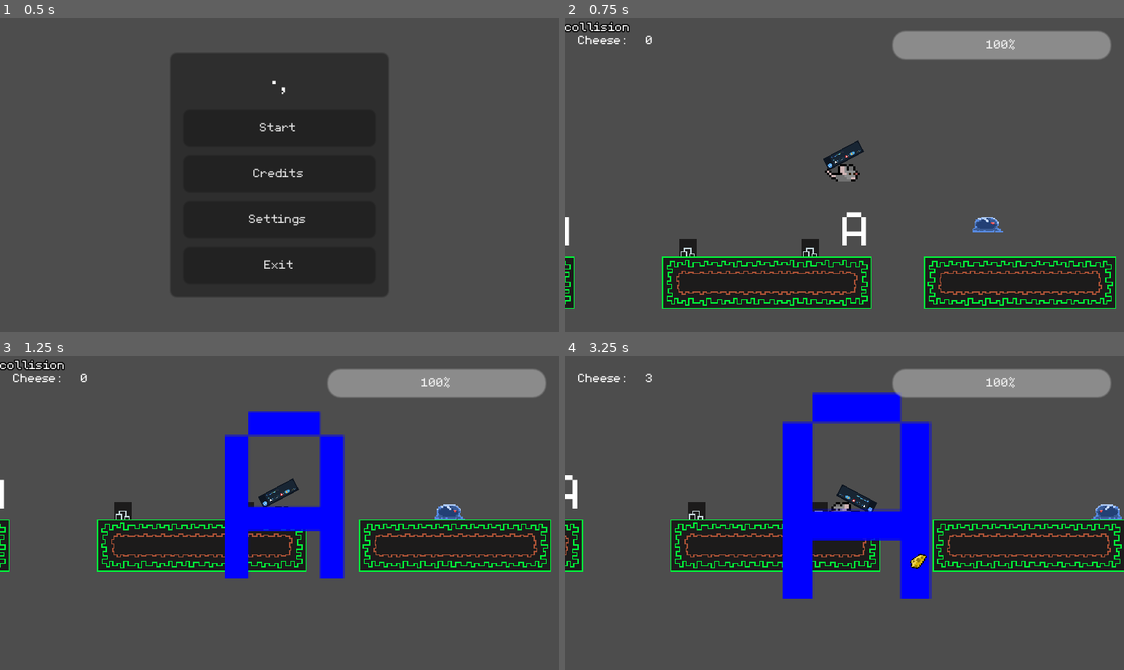
Above: before the commit, frames 1-4 (two rows, left to right).
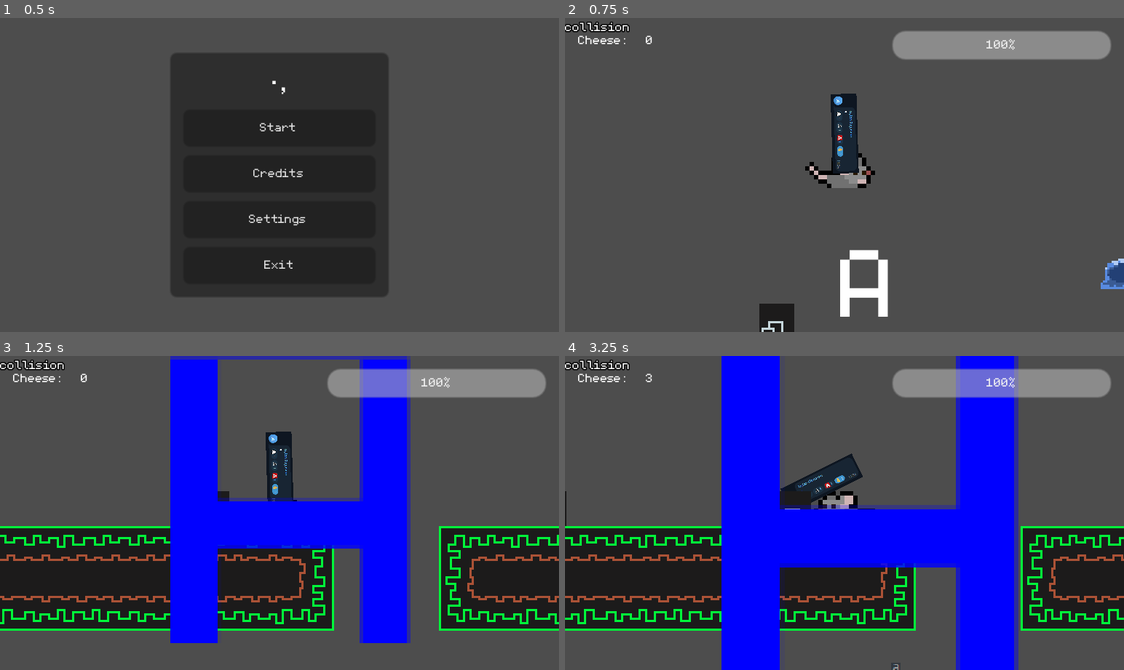
Above: after the commit, the same moments.

Repository: elixs/puntitoycoma
Game: Godot game, scene res://scenes/ui/main_menu.tscn
The game is run twice, just before and just after one commit, with the same random seed, the same clock (stepped at 60 frames per second) and the same inputs. The engine's default icon, where the game draws it, is replaced by a stand-in: a white triangle on a blue panel in a dark square.
Inputs (mouse positions are in pixels of both pictures, inside the frame that each line leads up to):
- Up to frame 1 (0.5 s): no input
- Up to frame 2 (0.75 s): click "Start" at 0.5 s
- Up to frame 3 (1.25 s): no input
- Up to frame 4 (3.25 s): move the mouse to (967, 497) at 1.27 s; hold D (move_right) 1.28-2.78 s; click (967, 497) at 1.35 s; tap Space (jump) at 1.52, 2.27 s; move the mouse to (732, 528) at 2.02 s; click (732, 528) at 2.1 s; move the mouse to (900, 443) at 2.77 s; hold A (move_left) from 2.78 s (still down); hold Right mouse button (mine) from 2.78 s (still down); click (900, 443) at 3.05 s

Frame 1 is identical in both runs. In frame 2, 16% of the frame differs, in the area x 0-100%, y 24-100%; in frame 3, 43%; in frame 4, 50%, in the area x 0-100%, y 0-100%.
Error in both runs: Attempt to call function 'get_32' in base 'null instance' on a null instance. (res://scripts/game.gd:36)

Commit message:
cannon and cheese updated

Diff:
--- a/scenes/bally.gd
+++ b/scenes/bally.gd
@@ -9,9 +9,10 @@
 @onready var animation_tree: AnimationTree = $AnimationTree
 @onready var playback = animation_tree.get("parameters/playback")
 @onready var pivot: Node2D = $Pivot
-@onready var cheese_spawn: Marker2D = $Pivot/CheeseSpawn
-@onready var a: Sprite2D = $Pivot/Node2D/A
+@onready var cheese_spawn = $Cannon/CheeseSpawn
+@onready var a: Sprite2D = $Cannon/A
 @onready var health_bar = $CanvasLayer/GUI/HealthBar
+@onready var cannon = $Cannon
 
 var max_health = 100
 var health = 100:
@@ -33,6 +34,9 @@
 	animation_tree.active = true
 	Game.last_checkpoint = global_position
 
+
+func _process(delta):
+	cannon.rotation = (get_global_mouse_position() - cannon.global_position).angle()
 
 
 func _physics_process(delta: float) -> void:
@@ -76,6 +80,7 @@
 func fire():
 	if not cheese_scene:
 		return
+	_update_direction()
 	var cheese = cheese_scene.instantiate()
 	get_parent().add_child(cheese)
 	cheese.global_position = cheese_spawn.global_position
@@ -93,3 +98,8 @@
 	health -= 10
 	if Game.camera:
 		Game.camera.shake()
+
+func _update_direction():
+	var new_direction = sign(get_global_mouse_position().x - global_position.x)
+	if new_direction:
+		pivot.scale.x = new_direction
--- a/scenes/bally.tscn
+++ b/scenes/bally.tscn
@@ -7,6 +7,7 @@
 [ext_resource type="Texture2D" uid="uid://cy14cle2f4du7" path="res://assets/textures/MouseRun.png" id="4_fgwl8"]
 [ext_resource type="PackedScene" uid="uid://cod382ll076sq" path="res://scenes/ui/pause_menu.tscn" id="6_kkqh0"]
 [ext_resource type="PackedScene" uid="uid://7gr66thgkmng" path="res://scenes/ui/cheese_counter.tscn" id="7_lyk3e"]
+[ext_resource type="Script" path="res://scripts/up_sprite.gd" id="8_l10fc"]
 
 [sub_resource type="CircleShape2D" id="CircleShape2D_lx500"]
 radius = 5.83095
@@ -333,17 +334,6 @@
 texture = ExtResource("2_x5803")
 vframes = 6
 
-[node name="CheeseSpawn" type="Marker2D" parent="Pivot"]
-position = Vector2(10, -23)
-
-[node name="Node2D" type="Node2D" parent="Pivot"]
-position = Vector2(-0.93, -18)
-rotation = -0.488699
-
-[node name="A" type="Sprite2D" parent="Pivot/Node2D"]
-scale = Vector2(0.123915, 0.123915)
-texture = ExtResource("3_c02q0")
-
 [node name="CollisionShape2D" type="CollisionShape2D" parent="."]
 shape = SubResource("CircleShape2D_lx500")
 
@@ -377,3 +367,16 @@
 layout_mode = 2
 size_flags_horizontal = 8
 value = 100.0
+
+[node name="Cannon" type="Node2D" parent="."]
+position = Vector2(0.07, -19)
+rotation = -0.488699
+
+[node name="A" type="Sprite2D" parent="Cannon"]
+scale = Vector2(0.123915, 0.123915)
+texture = ExtResource("3_c02q0")
+script = ExtResource("8_l10fc")
+
+[node name="CheeseSpawn" type="Marker2D" parent="Cannon"]
+position = Vector2(13.3504, 0.303203)
+rotation = 0.488699
--- a/scenes/cheese.gd
+++ b/scenes/cheese.gd
@@ -3,10 +3,11 @@
 
 @export var speed = 300
 @onready var tile_raycast = $TileRaycast
+@onready var lifespan_timer = $LifespanTimer
 
 func _ready() -> void:
 	body_entered.connect(_on_body_entered)
-
+	lifespan_timer.timeout.connect(queue_free)
 
 func _physics_process(delta: float) -> void:
 	position += transform.x * speed * delta
--- a/scenes/cheese.tscn
+++ b/scenes/cheese.tscn
@@ -1,9 +1,38 @@
-[gd_scene load_steps=4 format=3 uid="uid://cb85iplslcuom"]
+[gd_scene load_steps=10 format=3 uid="uid://cb85iplslcuom"]
 
 [ext_resource type="Texture2D" uid="uid://bsq3f8o8gwodl" path="res://assets/textures/Cheese.png" id="1_ere7s"]
 [ext_resource type="Script" path="res://scenes/cheese.gd" id="1_yrfkd"]
+[ext_resource type="Texture2D" uid="uid://byo7607spuytl" path="res://assets/textures/a.png" id="3_c5kui"]
+[ext_resource type="Script" path="res://scripts/up_node_2d.gd" id="3_y744q"]
 
 [sub_resource type="CircleShape2D" id="CircleShape2D_mxoh6"]
+
+[sub_resource type="Gradient" id="Gradient_82j2a"]
+offsets = PackedFloat32Array(0, 0.796875, 1)
+colors = PackedColorArray(1, 1, 1, 1, 1, 1, 1, 0.880208, 1, 1, 1, 0)
+
+[sub_resource type="GradientTexture1D" id="GradientTexture1D_mah8g"]
+gradient = SubResource("Gradient_82j2a")
+
+[sub_resource type="ParticleProcessMaterial" id="ParticleProcessMaterial_tfk8k"]
+emission_shape = 3
+emission_box_extents = Vector3(4, 4, 0)
+particle_flag_disable_z = true
+direction = Vector3(-1, 0, 0)
+spread = 0.0
+gravity = Vector3(0, -20, 0)
+initial_velocity_min = 20.0
+initial_velocity_max = 60.0
+orbit_velocity_min = 0.0
+orbit_velocity_max = 0.0
+damping_max = 10.0
+scale_min = 0.25
+scale_max = 0.5
+color_ramp = SubResource("GradientTexture1D_mah8g")
+
+[sub_resource type="AtlasTexture" id="AtlasTexture_sr3cg"]
+atlas = ExtResource("3_c5kui")
+region = Rect2(62, 38, 9, 9)
 
 [node name="Cheese" type="Area2D"]
 collision_layer = 5
@@ -13,10 +42,23 @@
 [node name="CollisionShape2D" type="CollisionShape2D" parent="."]
 shape = SubResource("CircleShape2D_mxoh6")
 
-[node name="Sprite2D" type="Sprite2D" parent="."]
+[node name="TileRaycast" type="RayCast2D" parent="."]
+target_position = Vector2(20, 0)
+
+[node name="LifespanTimer" type="Timer" parent="."]
+wait_time = 3.0
+one_shot = true
+autostart = true
+
+[node name="GPUParticles2D" type="GPUParticles2D" parent="."]
+show_behind_parent = true
+process_material = SubResource("ParticleProcessMaterial_tfk8k")
+texture = SubResource("AtlasTexture_sr3cg")
+
+[node name="UpNode2D" type="Node2D" parent="."]
+script = ExtResource("3_y744q")
+
+[node name="Sprite2D" type="Sprite2D" parent="UpNode2D"]
 rotation = -0.785398
 texture = ExtResource("1_ere7s")
 flip_h = true
-
-[node name="TileRaycast" type="RayCast2D" parent="."]
-target_position = Vector2(20, 0)
--- a/scenes/levels/level_1.tscn
+++ b/scenes/levels/level_1.tscn
@@ -17,7 +17,7 @@
 position = Vector2(167, 95)
 
 [node name="CameraWithShake" parent="Bally" instance=ExtResource("2_ivitp")]
-zoom = Vector2(0.5, 0.5)
+process_callback = 0
 
 [node name="TileMap" type="TileMap" parent="."]
 tile_set = ExtResource("2_dw406")
--- a/scripts/tile_craft.gd
+++ b/scripts/tile_craft.gd
@@ -31,7 +31,9 @@
 
 
 func is_destructible(coord: Vector2i) -> bool:
-	return data[coord].destructible
+	if coord in data:
+		return data[coord].destructible
+	return false
 
 
 func _input(event):
--- /dev/null
+++ b/scripts/up_node_2d.gd
@@ -0,0 +1,7 @@
+class_name UpNode2D
+extends Node2D
+
+func _process(delta):
+	var positive_rotation =  fmod((fmod(global_rotation, 2 * PI) + 2 * PI), 2 * PI)
+	var flip = positive_rotation > PI / 2 and positive_rotation < 3 * PI / 2
+	global_scale.x = -1 if flip else 1
--- /dev/null
+++ b/scripts/up_sprite.gd
@@ -0,0 +1,9 @@
+class_name UpSprite
+extends Sprite2D
+
+
+func _process(delta):
+	var positive_rotation =  fmod((fmod(global_rotation, 2 * PI) + 2 * PI), 2 * PI)
+	var flip = positive_rotation > PI / 2 and positive_rotation < 3 * PI / 2
+	flip_h = flip
+	flip_v = flip
Not shown: 1 places in scenes/bally.tscn that only renumber resources
